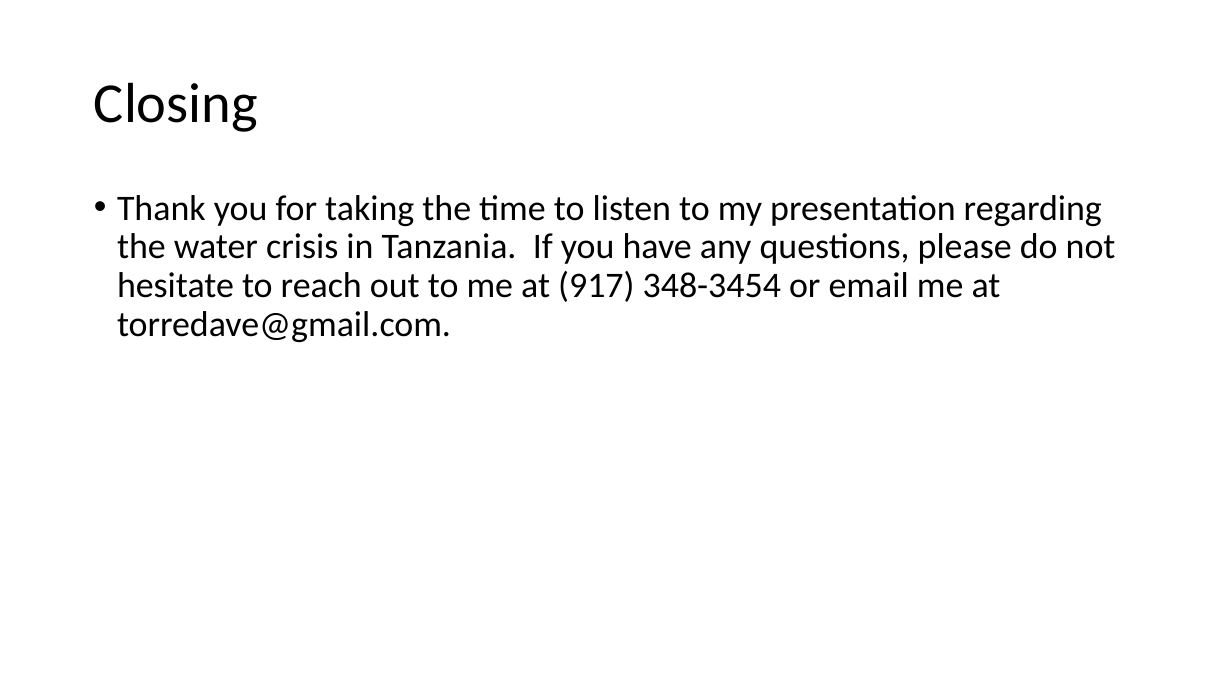
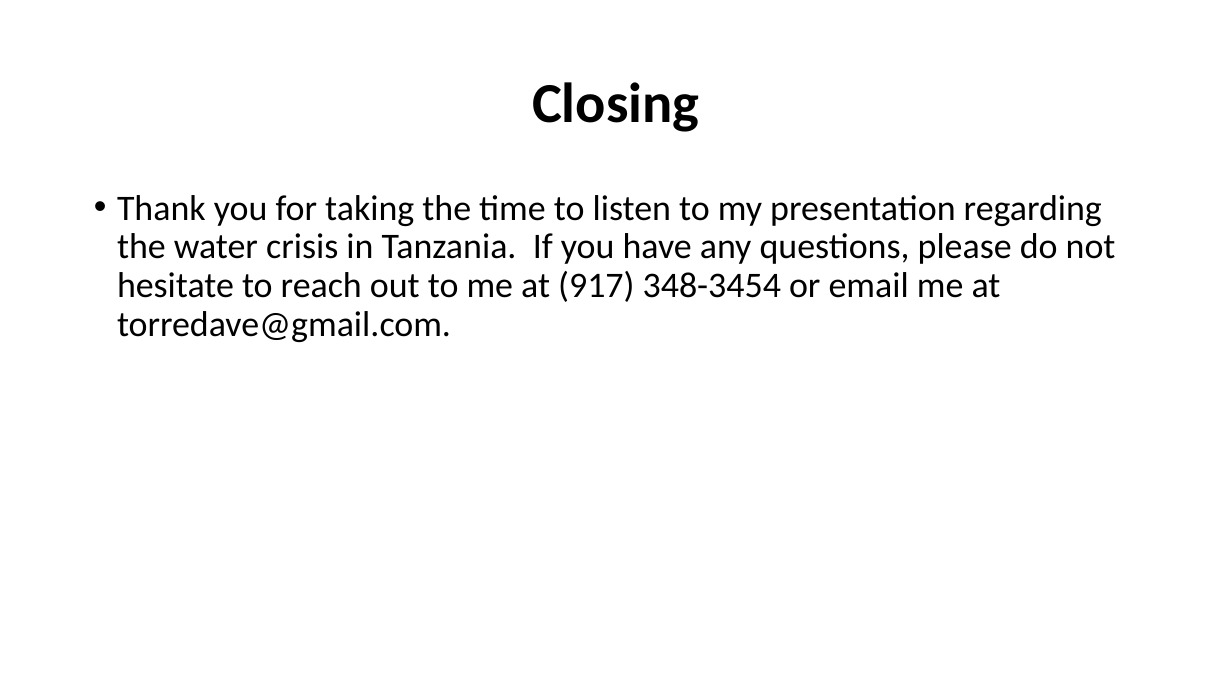
Before and after one commit to davidrtorres/Model-3-Tanzania-Water-Crisis, a slide deck: slide 15 of Presentation1.pptx (slide 12 before the commit). Drawn at 1232x693 pixels with LibreOffice and Linux fonts; fonts in the diff are those of the drawing. Boxes give left, top, right and bottom in pixels: in the first picture for what was removed or moved away, otherwise in the second. Text is boxed around its words. In the diff, an @@ line names an element or a change of style, - is before the commit and + after.

```diff
--- a/Presentation1.pptx
+++ b/Presentation1.pptx
@@ title "Closing" at box(532, 82, 699, 132): bold on; alignment left to centre @@
```
Also in this commit, not shown: 6 other slides changed, 3 slides added, 3 other files.
